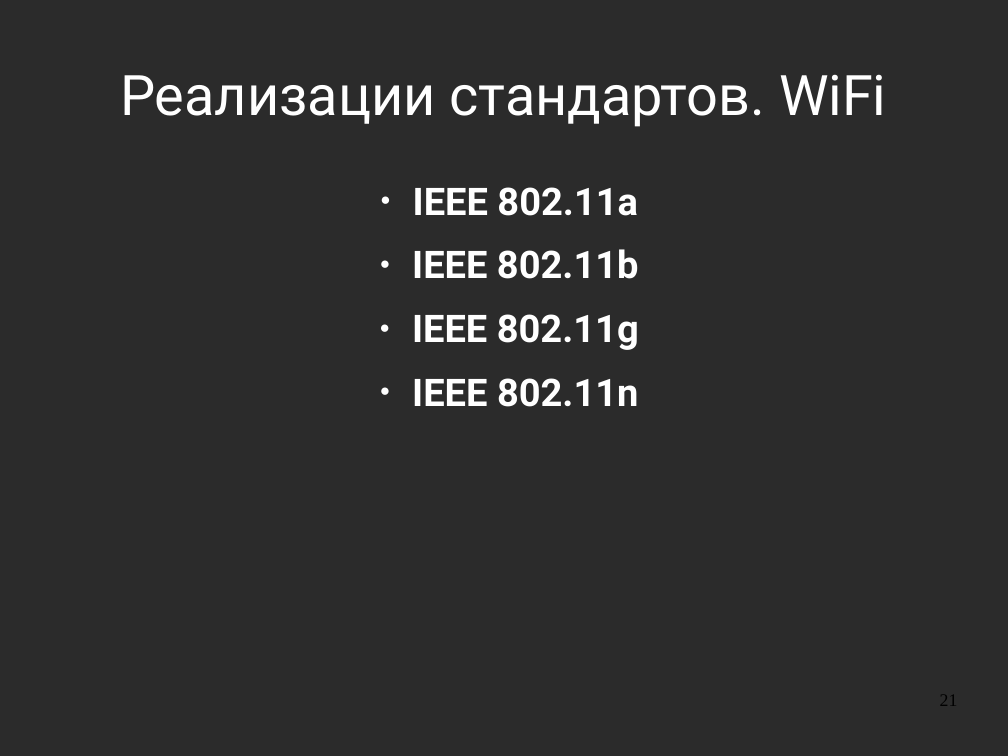
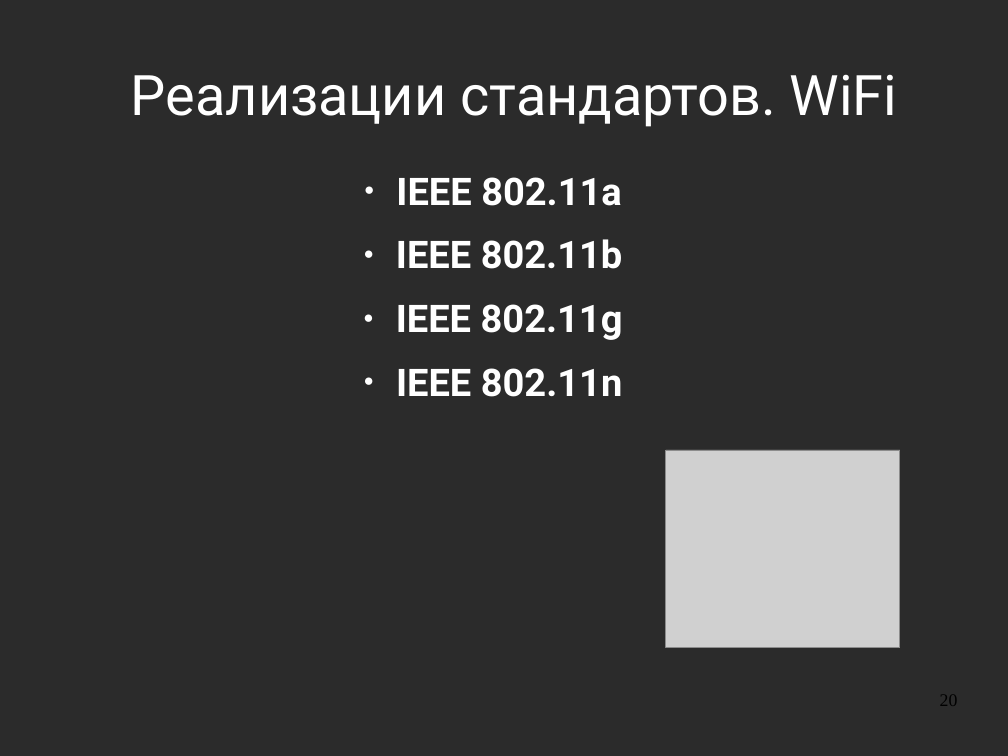
Before and after one commit to aeremenok/a-team-777, a slide deck: slide 20 of 10/smm/doc/eav_wireless.odp (slide 21 before the commit). Drawn at 1008x756 pixels with LibreOffice and Linux fonts; fonts in the diff are those of the drawing; grey boxes stand for pictures; background and template pictures are left out; a plain dark background stands for a picture behind light text. Boxes give left, top, right and bottom in pixels: in the first picture for what was removed or moved away, otherwise in the second. Text is boxed around its words. In the diff, an @@ line names an element or a change of style, - is before the commit and + after.

```diff
--- a/10/smm/doc/eav_wireless.odp
+++ b/10/smm/doc/eav_wireless.odp
@@ title "Реализации стандартов. WiFi" at (x1=131, y1=74, x2=898, y2=127): indent changed @@
@@ text "IEEE 802.11a" moved from (x1=412, y1=187, x2=639, y2=407) to (x1=396, y1=177, x2=623, y2=397) @@
@@ picture added at (x1=666, y1=450, x2=900, y2=649) @@
@@ page number at (x1=940, y1=695, x2=958, y2=706): text changed @@
-21
+20
```
Also in this commit, not shown: 41 other slides changed, 2 slides added, 3 slides removed, 2 other files.
